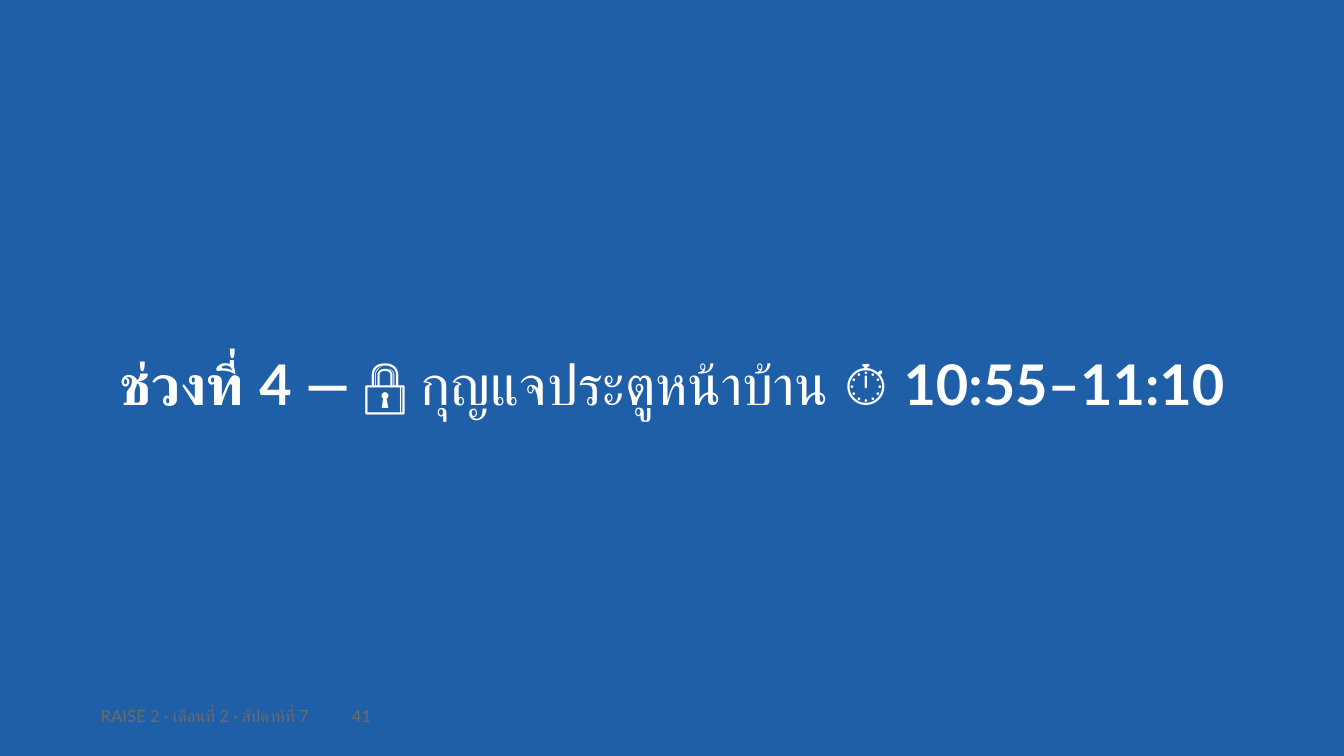
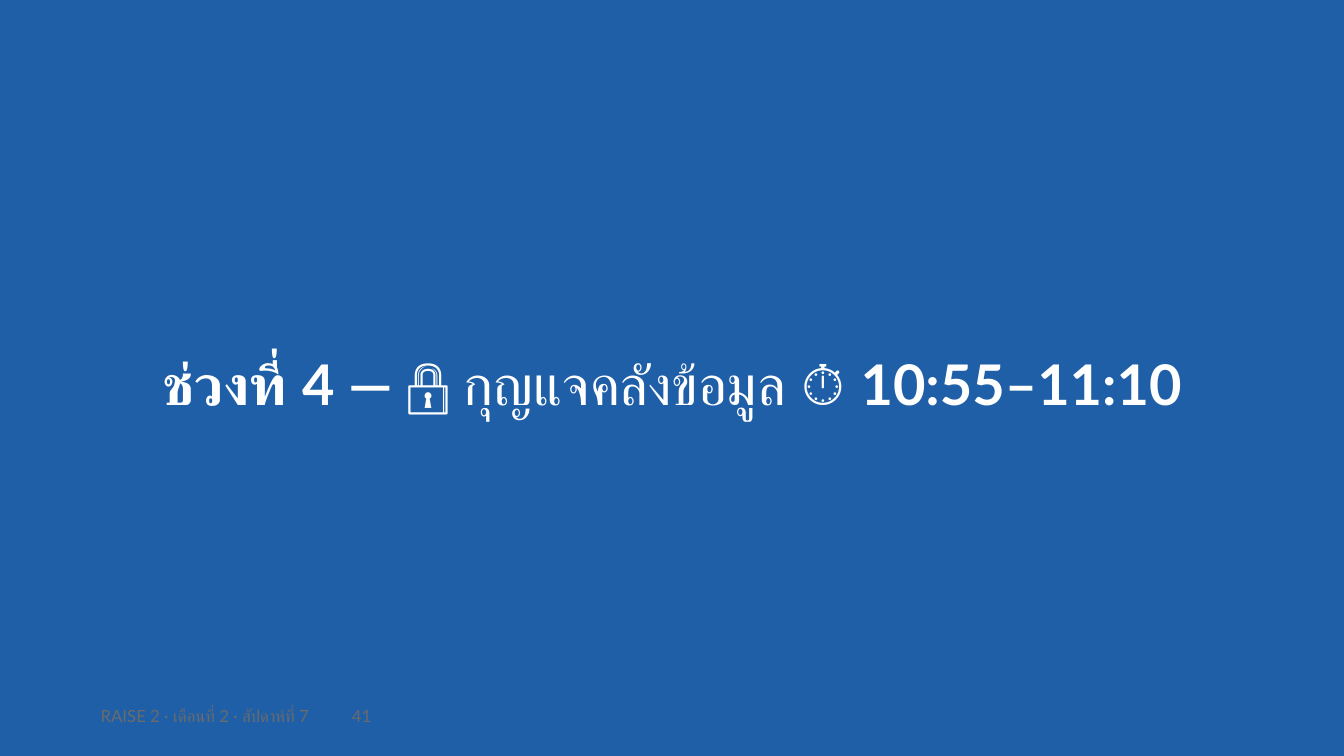
Before and after one commit to cnacha-mfu/raise2-module2, a slide deck: slide 41 of materials/week7/w7-slides.pptx. Drawn at 1344x756 pixels with LibreOffice and Linux fonts; fonts in the diff are those of the drawing. Boxes give left, top, right and bottom in pixels: in the first picture for what was removed or moved away, otherwise in the second. Text is boxed around its words. In the diff, an @@ line names an element or a change of style, - is before the commit and + after.

```diff
--- a/materials/week7/w7-slides.pptx
+++ b/materials/week7/w7-slides.pptx
@@ text at (162, 361, 1182, 420): text changed @@
-ช่วงที่ 4 — 🔒 กุญแจประตูหน้าบ้าน ⏱ 10:55–11:10
+ช่วงที่ 4 — 🔒 กุญแจคลังข้อมูล ⏱ 10:55–11:10
```
Also in this commit, not shown: 1 other slide changed, 11 other files.
